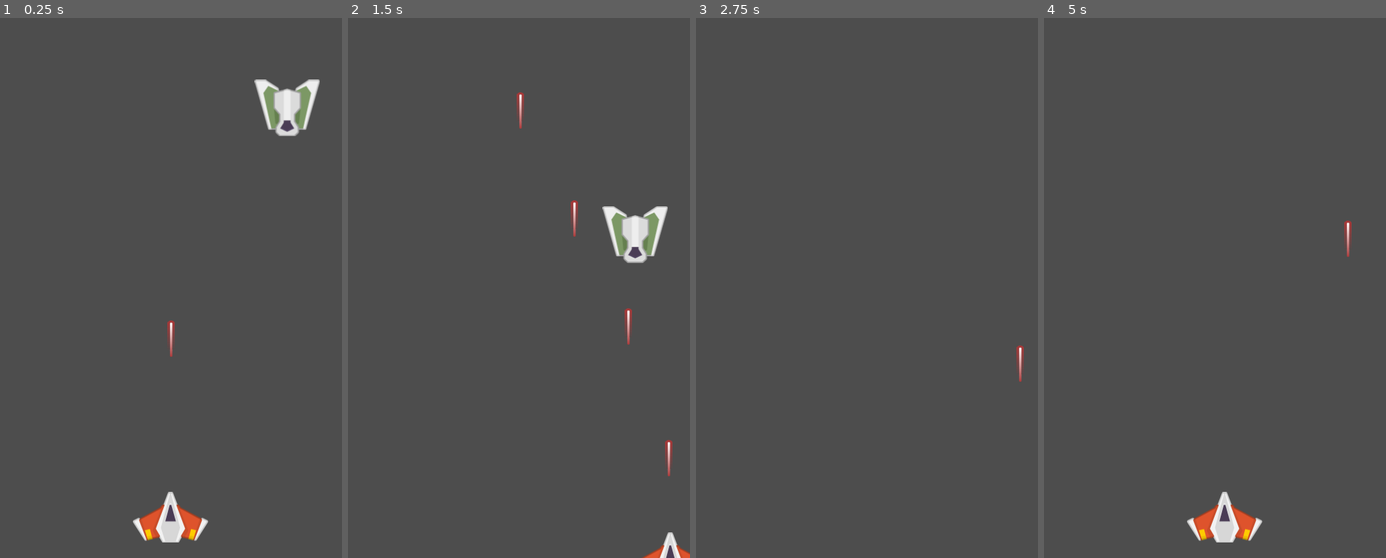
Above: before the commit, frames 1-4 (left to right).
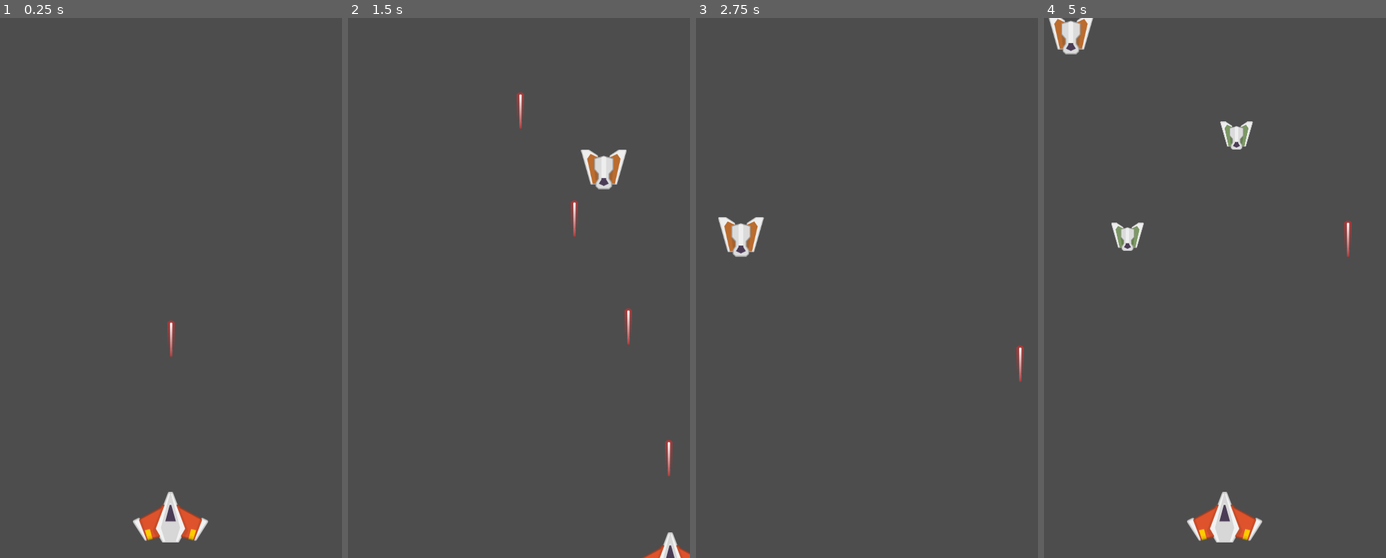
Above: after the commit, the same moments.

Repository: lovetocode/Space-Hazzard
Game: Godot game, scene res://Scene/game.tscn
Two runs of this game, one before a commit and one after it. Both use one fixed random seed, a clock stepped at 60 frames per second and the inputs below.
Inputs:
- Up to frame 1 (0.25 s): no input
- Up to frame 2 (1.5 s): hold D (move_right) 0.53-1.28 s; hold Space (shoot) 0.53-1.28 s; hold S (move_down) from 1.28 s (still down); tap Space (shoot) at 1.35 s
- Up to frame 3 (2.75 s): release S (move_down) at 2.03 s; hold D (move_right) from 2.03 s (still down); hold Space (shoot) from 2.03 s (still down)
- Up to frame 4 (5 s): release D (move_right) at 2.78 s; release Space (shoot) at 2.78 s; hold W (move_up) 2.78-3.53 s; tap Space (shoot) at 2.85, 4.35 s; hold Space (shoot) 3.53-4.28 s; hold A (move_left) from 3.53 s (still down)

The runs differ from the first frame. In frame 1, 1.3% of the frame differs, in the area x 74-94%, y 11-22%; in frame 2, 2.0%, in the area x 68-94%, y 24-46%; in frame 3, 0.6%; in frame 4, 1.3%.

Commit message:
Added another enemy type and had enemies spawn at random

Diff:
--- a/Scene/Scripts/enemy.gd
+++ b/Scene/Scripts/enemy.gd
@@ -1,6 +1,7 @@
 class_name Enemy extends Area2D
 
 @export var speed = 150
+@export var hp = 1
 
  # Called every frame. 'delta' is the elapsed time since the previous frame.
 func _physics_process(delta):
@@ -16,3 +17,8 @@
 	if body is Player:
 		body.die()
 		queue_free()
+
+func take_damage(amount):
+	hp -= amount
+	if hp <= 0:
+		die()
--- a/Scene/Scripts/game.gd
+++ b/Scene/Scripts/game.gd
@@ -1,8 +1,13 @@
 extends Node2D
+
+
+@export var enemy_scenes: Array[PackedScene] = []
 
 var player = null
 @onready var playerSpawnPosition = $PlayerSpawnPos
 @onready var laser_container = $LaserContainer
+@onready var enemy_container = $EnemyContainer
+@onready var Enemy_spawnTimer = $EnemySpawnTimer
 
 func _ready():
 	player = get_tree().get_first_node_in_group("Player")
@@ -22,3 +27,8 @@
 	var laser = laser_scene.instantiate()
 	laser.global_position = location
 	laser_container.add_child(laser)
+
+func _on_enemy_spawn_timer_timeout():
+	var e = enemy_scenes.pick_random().instantiate()
+	e.global_position = Vector2(randf_range(50, 500), -5)
+	enemy_container.add_child(e)
--- a/Scene/Scripts/laser.gd
+++ b/Scene/Scripts/laser.gd
@@ -1,6 +1,7 @@
 extends Area2D
 
 @export var speed = 600
+@export var damage = 1
 
 # Called every frame. 'delta' is the elapsed time since the previous frame.
 func _physics_process(delta):
@@ -13,5 +14,5 @@
 
 func _on_area_entered(area):
 	if area is Enemy:
-		area.die()
+		area.take_damage(damage)
 		queue_free()
--- /dev/null
+++ b/Scene/diver.tscn
@@ -0,0 +1,12 @@
+[gd_scene load_steps=3 format=3 uid="uid://d1dro5gmhjuf8"]
+
+[ext_resource type="PackedScene" uid="uid://c3mfu6qgsdj3m" path="res://Scene/enemy.tscn" id="1_7ttkr"]
+[ext_resource type="Texture2D" uid="uid://dw6pjatrc1y42" path="res://assets/PNG/Enemies/enemyRed5.png" id="2_rvj0t"]
+
+[node name="Diver" instance=ExtResource("1_7ttkr")]
+scale = Vector2(0.7, 0.7)
+speed = 400
+hp = 1
+
+[node name="Sprite2D" parent="." index="0"]
+texture = ExtResource("2_rvj0t")
--- a/Scene/enemy.tscn
+++ b/Scene/enemy.tscn
@@ -4,9 +4,11 @@
 [ext_resource type="Script" path="res://Scene/Scripts/enemy.gd" id="1_wn1pc"]
 
 [node name="Enemy" type="Area2D"]
+scale = Vector2(0.5, 0.5)
 collision_layer = 2
 collision_mask = 5
 script = ExtResource("1_wn1pc")
+hp = 2
 
 [node name="Sprite2D" type="Sprite2D" parent="."]
 position = Vector2(0, -1)
--- a/Scene/game.tscn
+++ b/Scene/game.tscn
@@ -1,13 +1,18 @@
-[gd_scene load_steps=5 format=3 uid="uid://81e4bcn82xym"]
+[gd_scene load_steps=6 format=3 uid="uid://81e4bcn82xym"]
 
 [ext_resource type="Script" path="res://Scene/Scripts/game.gd" id="1_2npcs"]
 [ext_resource type="PackedScene" uid="uid://cdkoo35c3fbvx" path="res://Scene/player.tscn" id="2_hgwsr"]
 [ext_resource type="PackedScene" uid="uid://c3pcdyiks1x4d" path="res://Scene/laser.tscn" id="3_e4en4"]
 [ext_resource type="PackedScene" uid="uid://c3mfu6qgsdj3m" path="res://Scene/enemy.tscn" id="4_wcyma"]
+[ext_resource type="PackedScene" uid="uid://d1dro5gmhjuf8" path="res://Scene/diver.tscn" id="5_70ajc"]
 
 [node name="Game" type="Node2D"]
 position = Vector2(-4, 30)
 script = ExtResource("1_2npcs")
+enemy_scenes = Array[PackedScene]([ExtResource("4_wcyma"), ExtResource("5_70ajc")])
+
+[node name="EnemySpawnTimer" type="Timer" parent="."]
+autostart = true
 
 [node name="Player" parent="." instance=ExtResource("2_hgwsr")]
 
@@ -19,5 +24,6 @@
 
 [node name="LaserContainer" type="Node2D" parent="."]
 
-[node name="Enemy" parent="." instance=ExtResource("4_wcyma")]
-position = Vector2(463, 67)
+[node name="EnemyContainer" type="Node2D" parent="."]
+
+[connection signal="timeout" from="EnemySpawnTimer" to="." method="_on_enemy_spawn_timer_timeout"]
